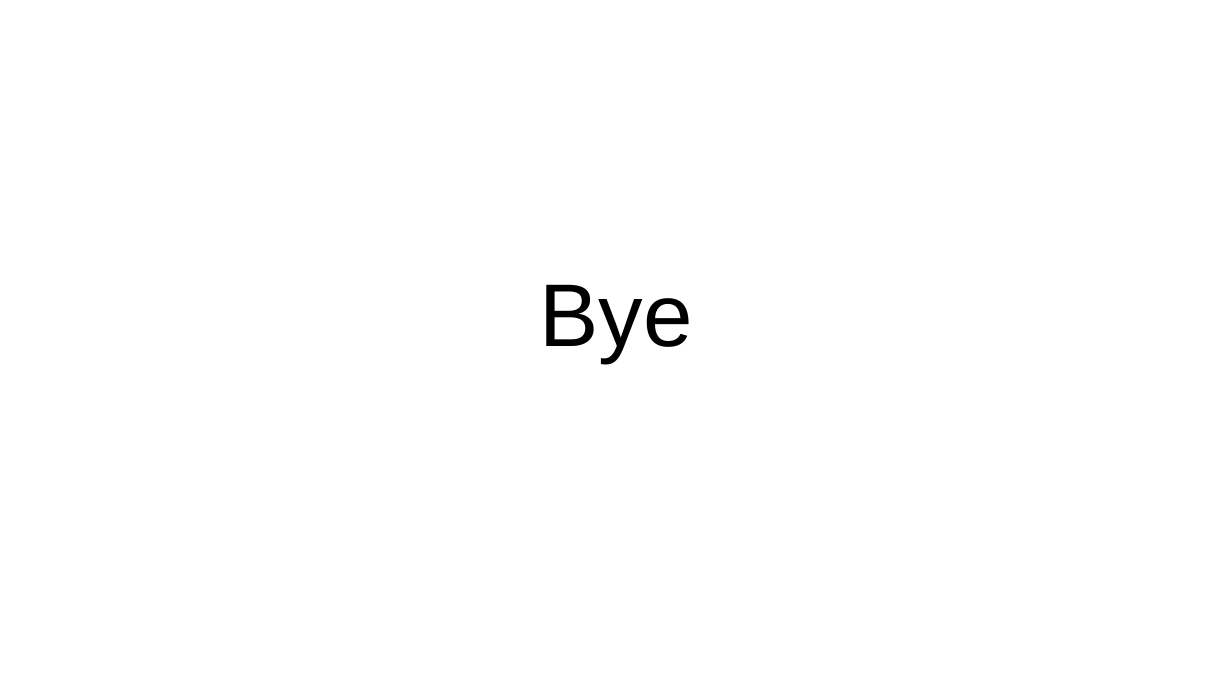
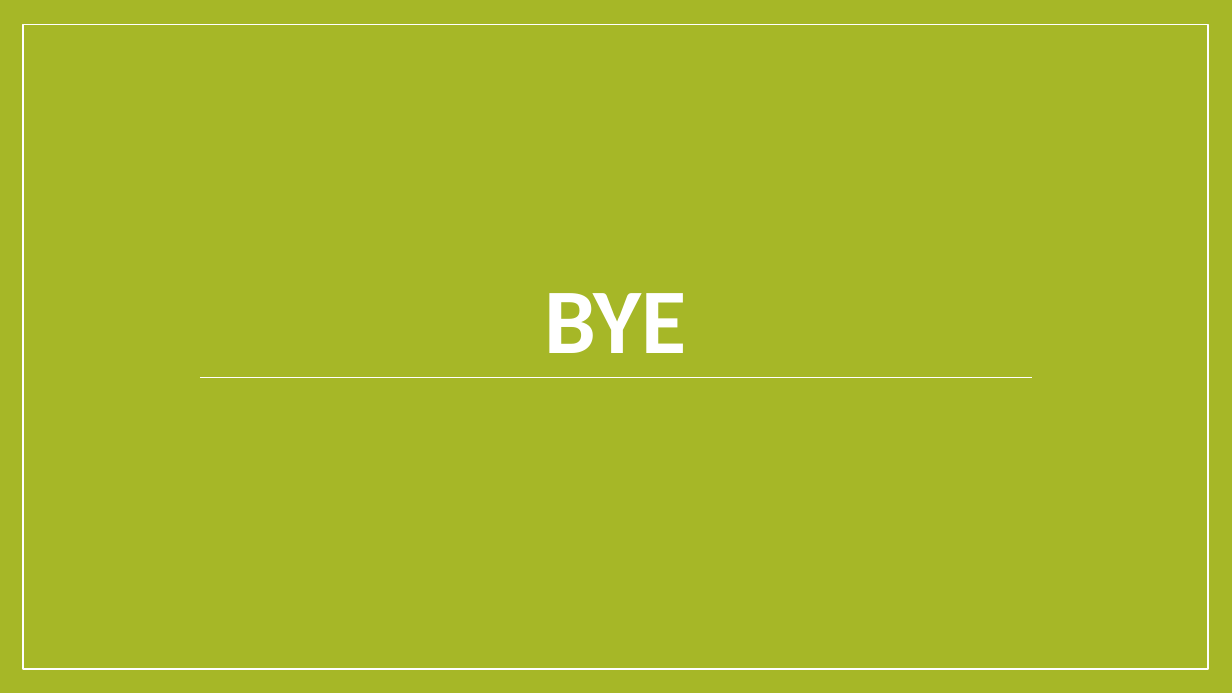
Before and after one commit to BeierKevin/Studienarbeit, a slide deck: slide 7 of release/CO2runter.pptx. Drawn at 1232x693 pixels with LibreOffice and Linux fonts; fonts in the diff are those of the drawing. Boxes give left, top, right and bottom in pixels: in the first picture for what was removed or moved away, otherwise in the second. Text is boxed around its words. In the diff, an @@ line names an element or a change of style, - is before the commit and + after.

Commit message:
updated presi design

```diff
--- a/release/CO2runter.pptx
+++ b/release/CO2runter.pptx
@@ background #FFFFFF to #A6B727 @@
@@ rectangle added at (x1=23, y1=25, x2=1209, y2=669), fill #A6B727, outline #FFFFFF 1 pt @@
@@ title at (x1=545, y1=293, x2=687, y2=353): text changed; size 52 to 54 pt; font Arial to Calibri; text colour #000000 to #FFFFFF; bold on @@
-Bye
+BYE
@@ line added from (200, 377) to (1031, 377), #FFFFFF 0.79 pt @@
```
Also in this commit, not shown: 4 other slides changed, 2 slides added, 2 slides removed.
